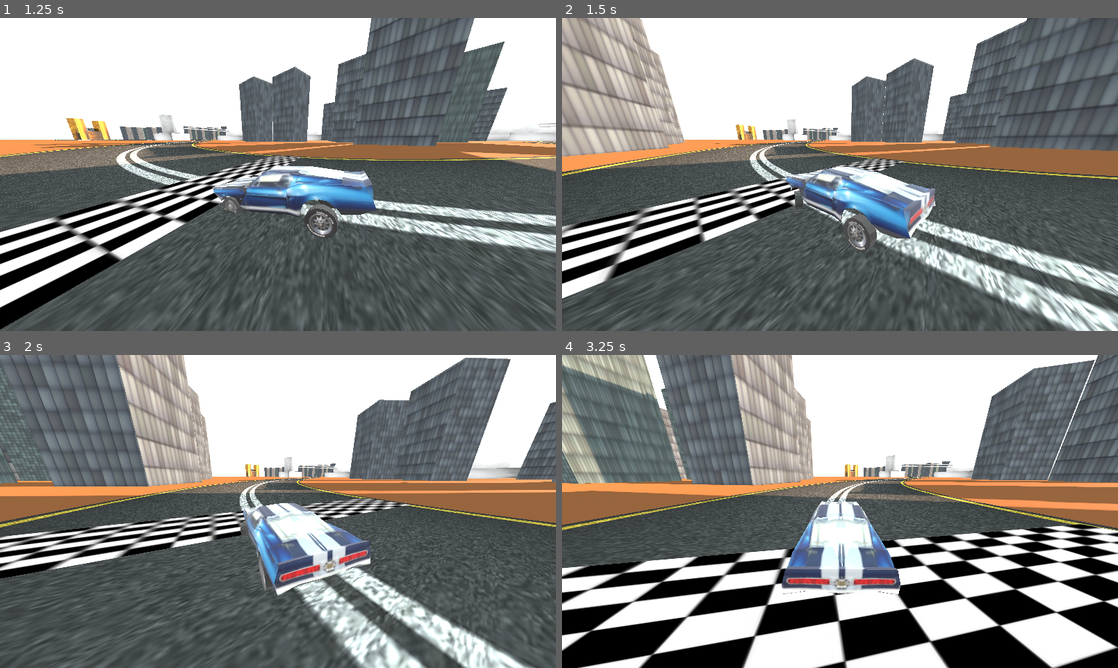
Above: before the commit, frames 1-4 (two rows, left to right).
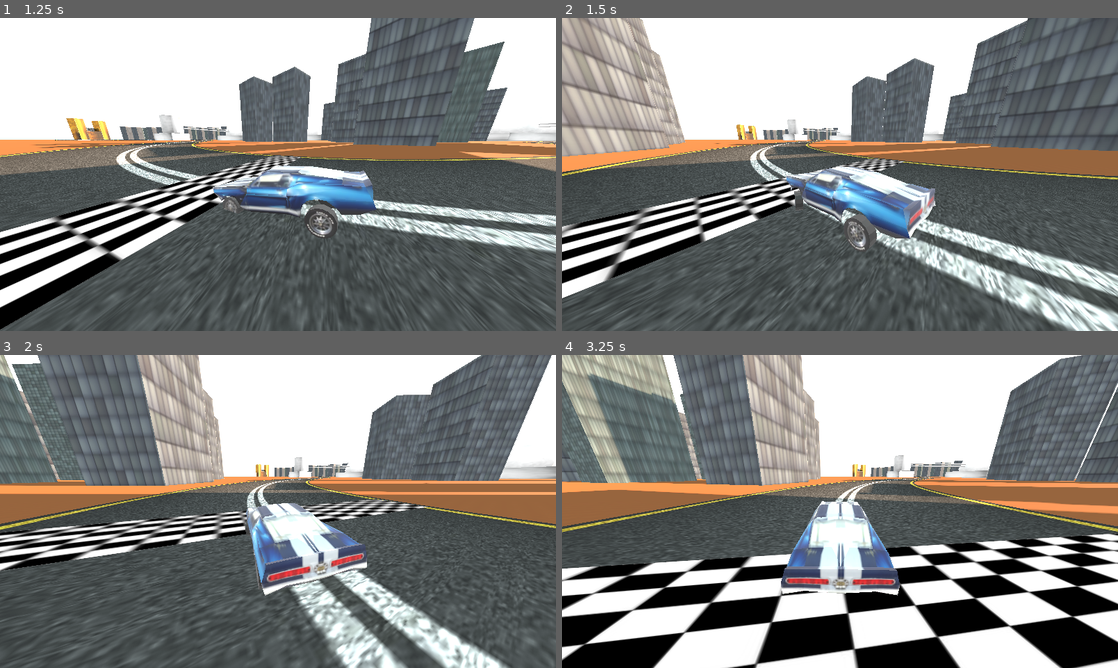
Above: after the commit, the same moments.

Repository: Lazy-Coder403/Tread_p
Game: Godot game, scene res://Main/Scenes/menu.tscn
The game is run twice, just before and just after one commit, with the same random seed, the same clock (stepped at 60 frames per second) and the same inputs. A sky picture missing from this copy of the repository is replaced by a grey-blue gradient.
Inputs:
- Up to frame 1 (1.25 s): click "Start Game" at 0.5 s
- Up to frame 2 (1.5 s): hold Right (ui_right) from 1.28 s (still down)
- Up to frame 3 (2 s): keep holding Right (ui_right); tap Space (ui_select) at 1.52 s
- Up to frame 4 (3.25 s): release Right (ui_right) at 2.03 s; hold Up (ui_up) from 2.03 s (still down); tap Space (ui_select) at 2.27 s

Frame 1 is identical in both runs. In frame 2, 1.3% of the frame differs, in the area x 0-100%, y 0-90%; in frame 3, 32%; in frame 4, 43%, in the area x 0-100%, y 0-100%.

Commit message:
brake_light

Diff:
--- a/project.godot
+++ b/project.godot
@@ -32,6 +32,11 @@
 "events": [Object(InputEventKey,"resource_local_to_scene":false,"resource_name":"","device":-1,"window_id":0,"alt_press …(182 unchanged characters)…
 ]
 }
+reset={
+"deadzone": 0.5,
+"events": [Object(InputEventKey,"resource_local_to_scene":false,"resource_name":"","device":-1,"window_id":0,"alt_pressed":false,"shift_pressed":false,"ctrl_pressed":false,"meta_pressed":false,"pressed":false,"keycode":0,"physical_keycode":82,"key_label":0,"unicode":114,"echo":false,"script":null)
+]
+}
 
 [rendering]
 
Not shown, changed: Addons/Scenes/shelbygt_500.tscn
Not shown, changed: Addons/Scripts/shelbygt_500.gd
Not shown, added: Main/audio/Asphalt Overdrive Soundtrack Boss.mp3.import
Not shown, added: Main/audio/Asphalt Overdrive Soundtrack Boss.mp3
